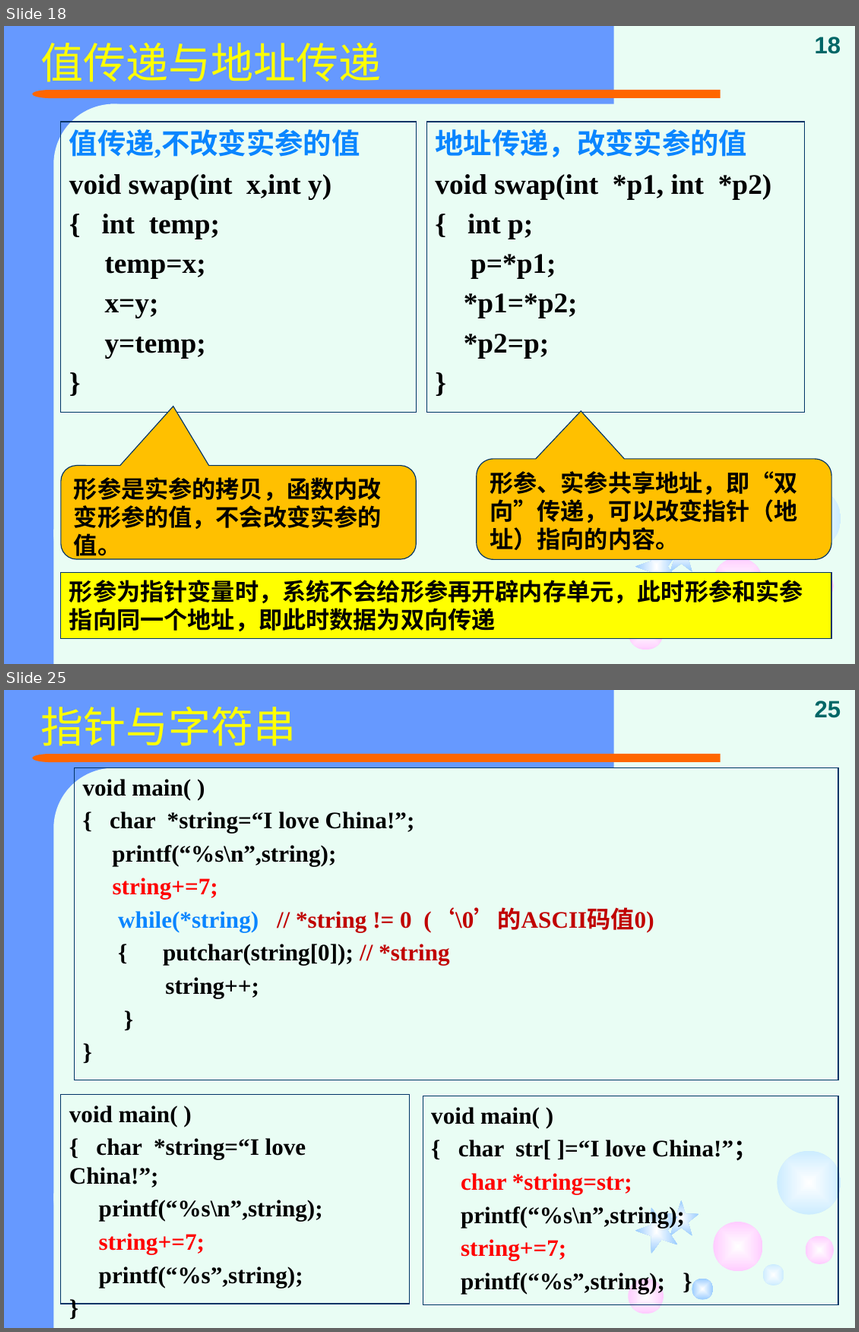
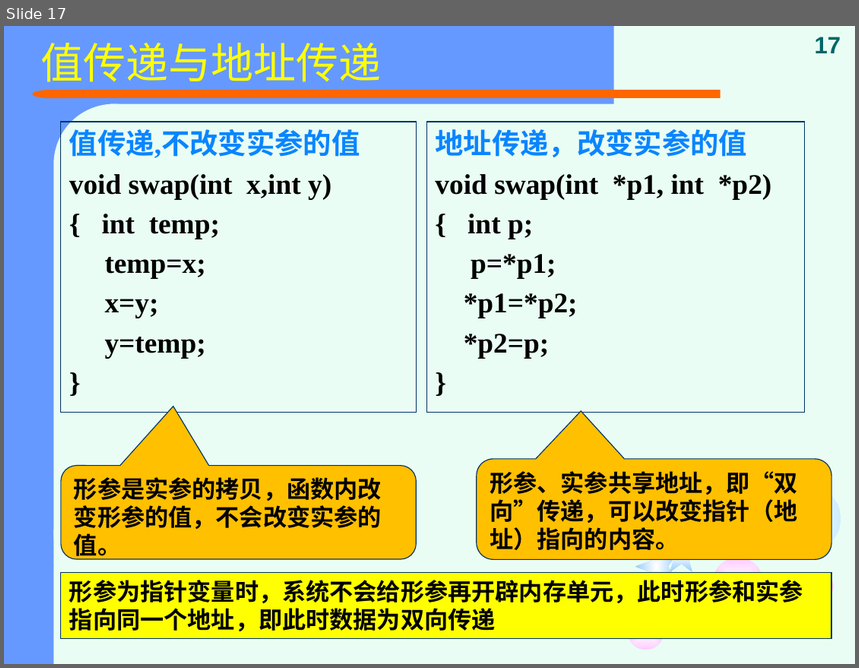
Before and after one commit to jtrfid/C-Repositories, a slide deck: 2015备课/课件/复习.pptx. Shown one above the other, each under a label of ours: slides 18 and 25 before the commit, slide 17 after it; the slides between them are not shown. The pictures are 859x1332 and 859x668 pixels, drawn with LibreOffice and Linux fonts; fonts in the diff are those of the drawing. Boxes give left, top, right and bottom in pixels: in the first picture for what was removed or moved away, otherwise in the second. Text is boxed around its words. In the diff, an @@ line names an element or a change of style, - is before the commit and + after.

```diff
--- a/2015备课/课件/复习.pptx
+++ b/2015备课/课件/复习.pptx
@@ slide 25 removed at [4,690,855,1328], background #E9FDF4; not listed: 12 template elements that a slide beside it also shows @@
@@ title removed at [41,706,297,746] @@
-指针与字符串
@@ page number removed at [815,701,842,718] @@
-25
@@ rectangle removed at [75,768,839,1080] @@
-void main( )
-{ char *string=“I love China!”;
-printf(“%s\n”,string);
-string+=7;
-while(*string) // *string != 0 (‘\0’的ASCII码值0)
-{ putchar(string[0]); // *string
-string++;
-}
-}
@@ rectangle removed at [61,1095,410,1305] @@
-void main( )
-{ char *string=“I love China!”;
-printf(“%s\n”,string);
-string+=7;
-printf(“%s”,string);
-}
@@ rectangle removed at [423,1096,838,1306] @@
-void main( )
-{ char str[ ]=“I love China!”；
-char *string=str;
-printf(“%s\n”,string);
-string+=7;
-printf(“%s”,string); }
@@ ellipse removed at [692,1279,713,1300] @@
@@ ellipse removed at [763,1265,785,1286] @@
@@ what was slide 18 is now slide 17 @@
@@ page number at [815,37,842,53]: text changed @@
-18
+17
```
Also in this commit, not shown: 11 slides changed, 7 other slides removed.
